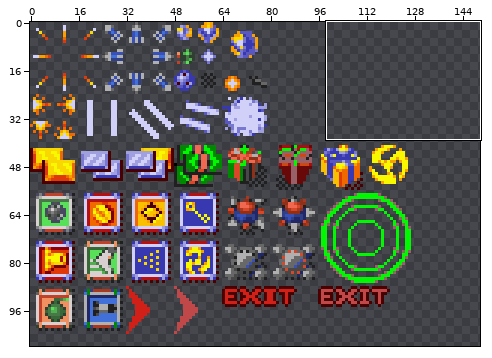
Two states of a sprite sheet, Super Smash Tv/Game/Assets/SpritesSSTV/Entity_Projectiles_and_gift.png. Above: a wide view before the commit, with the close-up outlined.
Close-up. Before the edit:
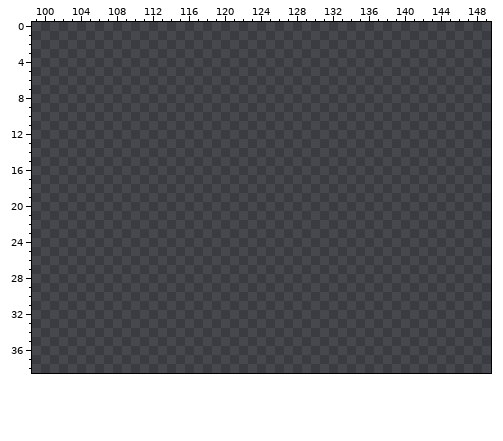
The file is 150x120 pixels. Colours within 5 levels of each other are drawn and written as one. Shown: x 99..149, y 0..38. The wide view leaves out empty margins.
The result:
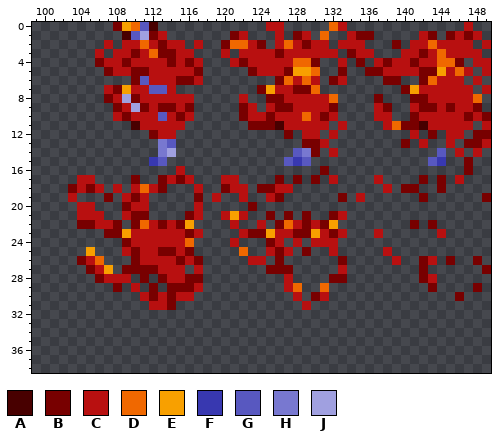
Palette (. is transparent): A #480000  B #780000  C #b81010  D #f06800  E #f8a000  F #3838b0  G #5858c0  H #7878d0  J #a0a0e0
Changes in this commit:
@@ x 99..149 @@
- 0 ...................................................
- 1 ...................................................
- 2 ...................................................
- 3 ...................................................
- 4 ...................................................
- 5 ...................................................
- 6 ...................................................
- 7 ...................................................
- 8 ...................................................
- 9 ...................................................
-10 ...................................................
-11 ...................................................
-12 ...................................................
-13 ...................................................
-14 ...................................................
-15 ...................................................
-16 ...................................................
-17 ...................................................
-18 ...................................................
-19 ...................................................
-20 ...................................................
-21 ...................................................
-22 ...................................................
-23 ...................................................
-24 ...................................................
-25 ...................................................
-26 ...................................................
-27 ...................................................
-28 ...................................................
-29 ...................................................
-30 ...................................................
-31 ...................................................
+ 0 .........BEDGA............CC.....DC.............C..
+ 1 ..........AGJBC.......BC...C.BC.D..CBB.....CB.BCBC.
+ 2 ........C.CCDCBCC.C..BDDCB.CDCBCC.CCC...B.CCDCCCC.C
+ 3 .......C.CCBCDBBCC...C.CCCCBCCCCCC.BCC...CCBCDCCCC.
+ 4 .......BCCBCCCCBCBC...CBCCCCCDDB..C.B.CBCCBCCDDB.CC
+ 5 ........BCCBBCCCCCB.....BCCCBEED..B..BBCCCCBBECDC.C
+ 6 ...........BGCCCBBC........BDCDC.BC....BB..BDCCC.C.
+ 7 ........CBECCGGC.........BECCBBD.........BECCCCCC.C
+ 8 ........BCJBCCCCCC.....C..BBCCCCCD....B...BBCCCCCD.
+ 9 .........BCJBCBBCB.....BC.CBBCCCCB....CB..CBBCBCCB.
+10 .........CBCCCGCBC.....BCCBCCCDCBC....CC..BCCCCCBCB
+11 ...........ACCCCC.......BBBACCCCC.C....CDBBACCCCC.C
+12 .............BCC............B.CC.C........C.B.CC.BB
+13 ..............HG..............BBC........B.C..C.BBC
+14 ..............HJ.............GHB.C...........G.C.C.
+15 .............FG.............GFG.............GF..B..
+16 ................C...............B...............B..
+17 .....CC....B..BCBC...CC....B.B.B.C....C....B.B.C...
+18 ....BCBC.C.CDCB...C..BCC.BBCC..........C.BB..B.....
+19 ....C...B.CBC.....B.C..C..CB......B.C......B......B
+20 .....CC...BCC.....C.....B..........................
+21 .....CCC..CBB....BC..CEC..B.B.B..BC................
+22 .....BBCCB.BDCBCBE....C..C.BDCBCBE........B.B......
+23 ........BBECCCCCCBC....CBBECCBBECBC...C......C.....
+24 ..........BCCCCCCD....C...BC.C.CCC.................
+25 ......E...CBCCBBCB.....D..CBC.B..C.....C...........
+26 .....BCD...BCCCCBCB.....CC.B......B.....C..BC.B..B.
+27 ......BCE.BBBBCCC.C.......BBB.....C........B......B
+28 .......BCCC.B.BCCBB.........C....BB........BC......
+29 .........B.C.B.BBBC.........CD..D...........B....B.
+30 ............CBCBCC...........C.BC..............B...
+31 .............CCB..............C....................
 32 ...................................................
Where, in picture pixels (left, top, right, bottom), the same in both close-ups:
added: (68, 22, 491, 310)
